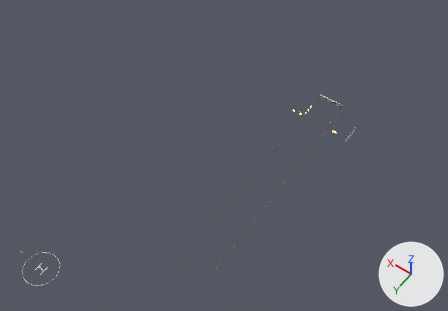
An edit to the glTF model public/assets/models/circuits/kits/summit-finish.glb, drawn before and after from the same camera.
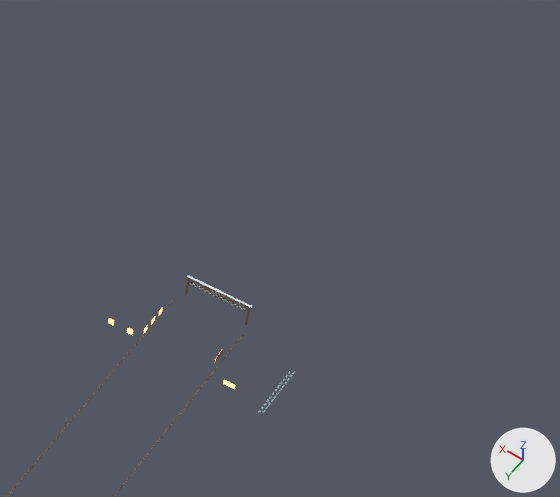
The first picture shows the older version from a 50 mm camera at (-128.0, 323.0, 371.0) aimed at (42.0, 84.0, -4.0). The close-ups show the older and then the newer version on the part from 57% to 100% of the width and 0% to 55% of the height of that picture. Only the edits that show in the close-ups are written down. Lighting does not change. The marker at lower right points along +X, +Y and +Z. Vertices at exactly the same position are counted once.

Objects in the first close-up: 'Snow caps', 'Weathered alpine timber' and 4 more.
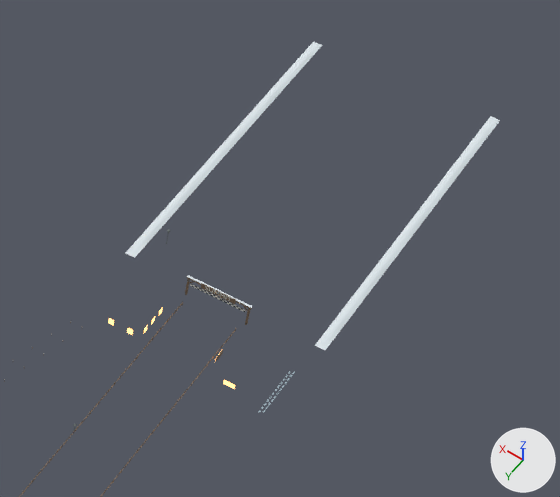
Patch to the scene script:
```diff
--- a/public/assets/models/circuits/kits/summit-finish.glb.py
+++ b/public/assets/models/circuits/kits/summit-finish.glb.py
@@ me_cube_010 @@
 # used by ob_snow_caps; location = (0.0, 0.0, 0.0)
-me_cube_010.from_pydata(...)  # 56 vertices, 108 faces; spans x -10.1..10.1, y -4.4..-3.6, z 7.2..7.3
+me_cube_010.from_pydata(...)  # 602 vertices, 1020 faces; spans x -31.7..31.7, y -122.0..-3.6, z 0.0..7.3
+# me_cube_010 part 1: a new loose piece of 273 vertices spanning x -31.7..-28.5, y -122.0..-8.0, z 0.0..0.7, in mat_snow_caps (white #dde6eb)
+# me_cube_010 part 2: a new loose piece of 273 vertices spanning x 28.5..31.7, y -122.0..-8.0, z 0.0..0.7, in mat_snow_caps (white #dde6eb)
 me_cube_010.materials.append(mat_snow_caps)
```

What differs and where, as boxes (x1, y1, x2, y2) in the close-ups (560 x 497 px):
'Snow caps', reshaped (451% wider, 809% taller)
    before: (186, 275, 253, 308)
    after: (126, 42, 500, 350)
part 1 of me_cube_010, added
    after: (315, 116, 500, 350)
part 2 of me_cube_010, added
    after: (126, 42, 322, 258)
